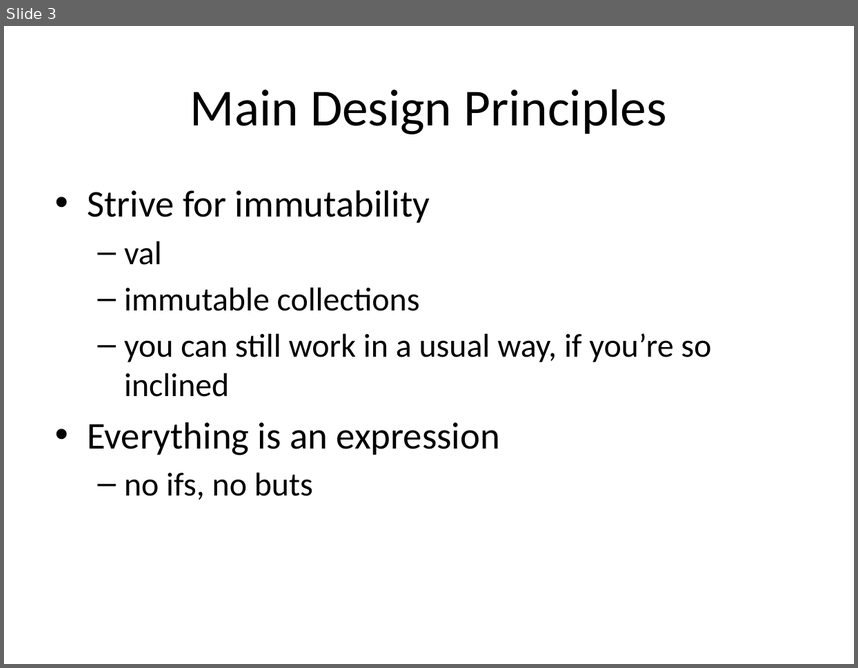
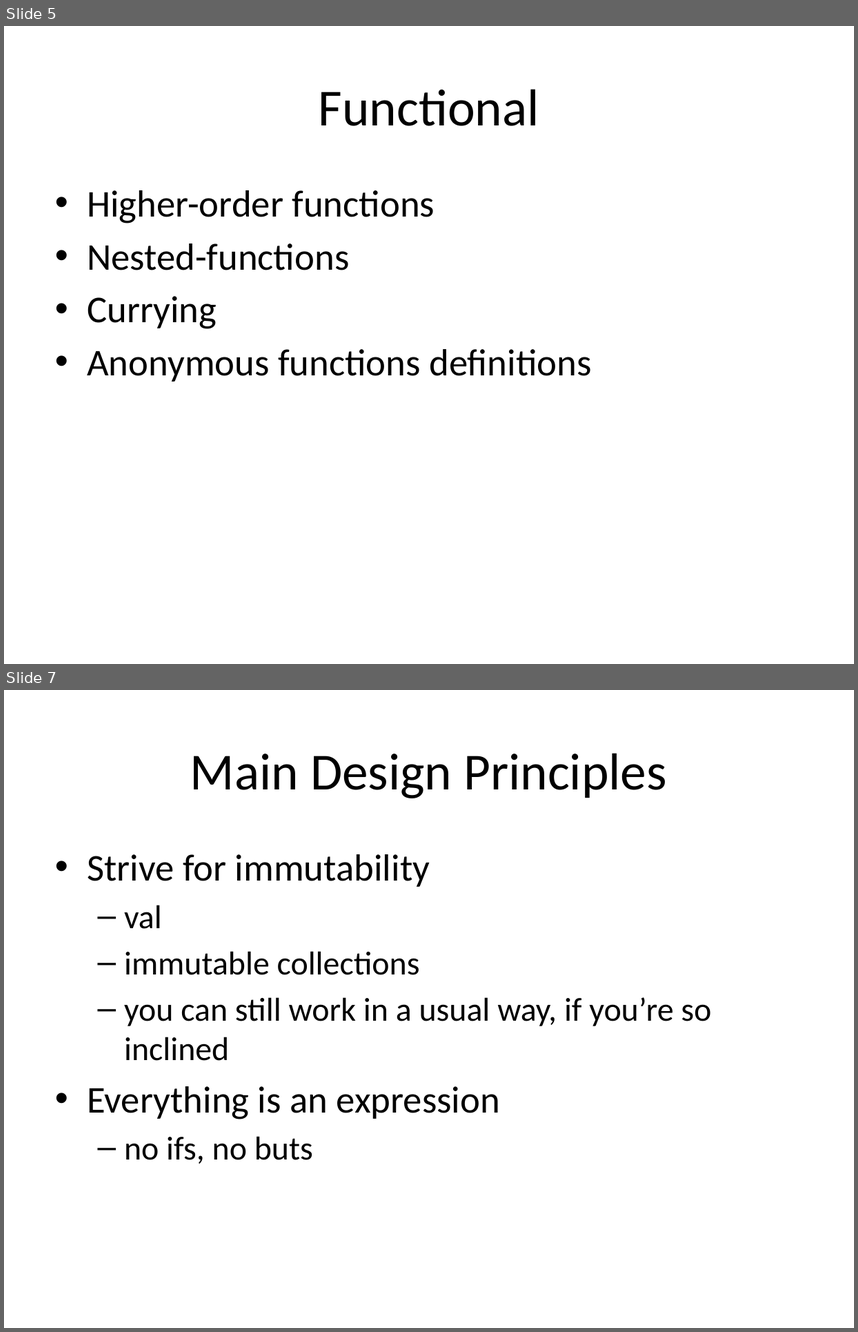
Before and after one commit to Igerly/scalaBasics, a slide deck: Scala.pptx. Shown one above the other, each under a label of ours: slide 3 before the commit, slides 5 and 7 after it; the slides between them are not shown. The pictures are 858x668 and 858x1332 pixels, drawn with LibreOffice and Linux fonts; fonts in the diff are those of the drawing. Boxes give left, top, right and bottom in pixels: in the first picture for what was removed or moved away, otherwise in the second. Text is boxed around its words. In the diff, an @@ line names an element or a change of style, - is before the commit and + after.

```diff
--- a/Scala.pptx
+++ b/Scala.pptx
@@ slide 5 added at bbox=[4, 26, 854, 664], background #FFFFFF @@
@@ title added at bbox=[319, 89, 539, 126], 44 pt, text #000000 @@
+Functional
@@ text added at bbox=[87, 190, 591, 381], 32 pt, text #000000 @@
+• Higher-order functions
+• Nested-functions
+• Currying
+• Anonymous functions definitions
@@ what was slide 3 is now slide 7 @@
```
Also in this commit, not shown: 3 slides changed, 5 other slides added, 1 slide removed, 13 other files.
